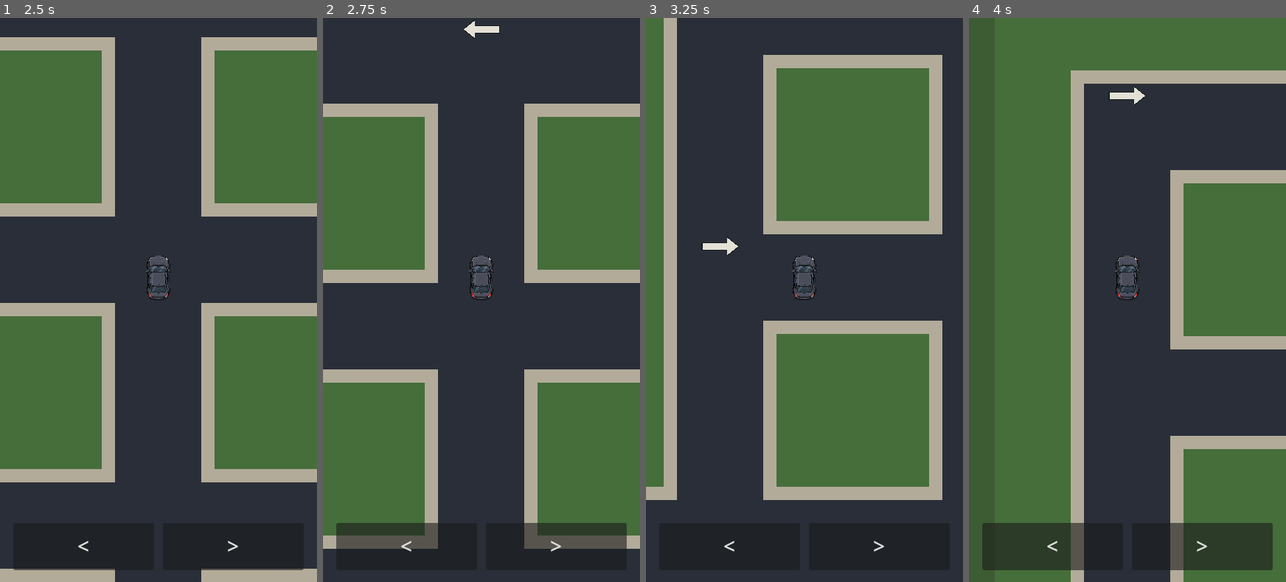
Above: before the commit, frames 1-4 (left to right).
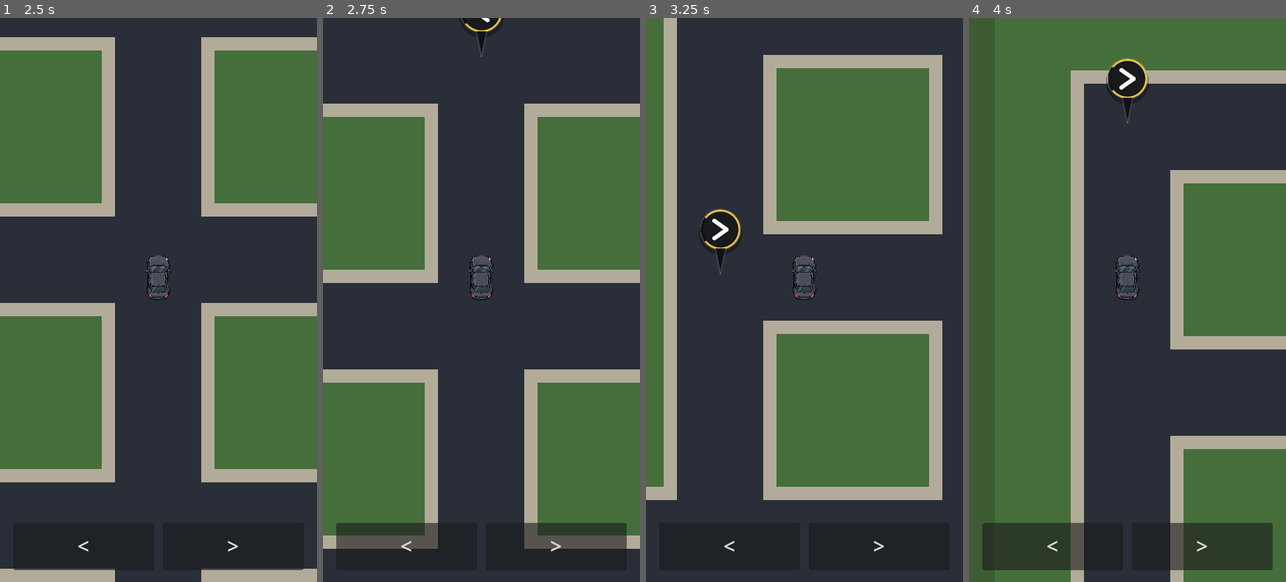
Above: after the commit, the same moments.

Repository: patrickcallahancomedy/comedian
Game: Godot game, scene res://scenes/drive/drive_module.tscn
The game is run twice, just before and just after one commit, with the same random seed, the same clock (stepped at 60 frames per second) and the same inputs.
Inputs (mouse positions are in pixels of both pictures, inside the frame that each line leads up to):
- Up to frame 1 (2.5 s): click "START" at 0.5 s; tap Enter (ui_accept) at 1.25, 1.52 s; move the mouse to (228, 271) at 1.27 s; hold Right 1.28-2 s; tap Space at 1.35 s; click (228, 271) at 1.42 s; drag from (95, 328) to (142, 412) at 2.02 s
- Up to frame 2 (2.75 s): no input
- Up to frame 3 (3.25 s): move the mouse to (836, 175) at 2.77 s; hold Right from 2.78 s (still down); tap Space at 2.85 s
- Up to frame 4 (4 s): release Right at 3.5 s; drag from (1111, 412) to (1032, 215) at 3.52 s

Frame 1 is identical in both runs. In frame 2, 0.3% of the frame differs, in the area x 43-57%, y 0-7%; in frame 3, 0.8%; in frame 4, 0.9%, in the area x 43-57%, y 7-19%.

Commit message:
Redesign turn marker as modern mobile waypoint UI

Diff:
--- a/godot/scripts/drive/drive_navigation.gd
+++ b/godot/scripts/drive/drive_navigation.gd
@@ -7,23 +7,32 @@
 
 const MAP = preload("res://scripts/drive/drive_grid_map.gd")
 
-const ARROW_COLOR := Color(0.96, 0.95, 0.90, 0.92)
-const ARROW_OUTLINE := Color(0.04, 0.05, 0.04, 0.55)
-const ARROW_LENGTH := 48.0
-const ARROW_SHAFT_HALF := 4.5
-const ARROW_HEAD_LENGTH := 15.0
-const ARROW_HEAD_HALF_HEIGHT := 12.0
-const ARROW_VERTICAL_OFFSET := -42.0
+const MARKER_BG := Color(0.055, 0.062, 0.072, 0.94)
+const MARKER_INNER := Color(0.095, 0.105, 0.12, 0.96)
+const MARKER_BORDER := Color(1.0, 1.0, 1.0, 0.16)
+const MARKER_ACCENT := Color(1.0, 0.82, 0.28, 0.96)
+const MARKER_ICON := Color(0.985, 0.985, 0.97, 1.0)
+const MARKER_SHADOW := Color(0.0, 0.0, 0.0, 0.32)
+
+const MARKER_RADIUS := 27.0
+const MARKER_VERTICAL_OFFSET := -66.0
+const MARKER_POINTER_HEIGHT := 9.0
+const MARKER_POINTER_HALF_WIDTH := 7.0
+const CHEVRON_WIDTH := 5.0
+const CHEVRON_HALF_WIDTH := 8.5
+const CHEVRON_HALF_HEIGHT := 12.0
 
 @onready var drive = $"../CityMap"
 @onready var status_label: Label = $"../StatusLabel"
+
+var ui_time := 0.0
 
 
 func _ready() -> void:
 	# Reuse the existing Navigation node as a full-screen, non-interactive
 	# drawing layer. No new embedded assets are needed.
 	text = ""
-	z_index = 2
+	z_index = 4
 	mouse_filter = Control.MOUSE_FILTER_IGNORE
 	set_anchors_preset(Control.PRESET_FULL_RECT)
 	offset_left = 0.0
@@ -33,7 +42,8 @@
 	queue_redraw()
 
 
-func _process(_delta: float) -> void:
+func _process(delta: float) -> void:
+	ui_time += delta
 	_update_status_visibility()
 	queue_redraw()
 
@@ -80,9 +90,10 @@
 		_:
 			return
 
-	# Keep the marker inside the road intersection but above the centered car.
-	_draw_arrow(
-		drive._world_to_screen(world_position) + Vector2(0.0, ARROW_VERTICAL_OFFSET),
+	# Modern mobile-game waypoint: a compact floating badge, visually tied
+	# to the exact intersection by a small pointer.
+	_draw_turn_marker(
+		drive._world_to_screen(world_position),
 		turn
 	)
 
@@ -271,50 +282,72 @@
 	)
 
 
-func _draw_arrow(center: Vector2, turn: String) -> void:
-	var horizontal := 1.0 if turn == "right" else -1.0
-
-	# Use a filled road-marker shape instead of a thin HUD-style icon.
-	# The dark outer shape is only a narrow readability edge.
-	var outer := _arrow_polygon(
+func _draw_turn_marker(intersection: Vector2, turn: String) -> void:
+	var pulse := 1.0 + sin(ui_time * 3.0) * 0.035
+	var center := intersection + Vector2(
+		0.0,
+		MARKER_VERTICAL_OFFSET + sin(ui_time * 2.2) * 1.5
+	)
+	var radius := MARKER_RADIUS * pulse
+
+	# Soft stacked shadow gives the marker depth without looking like a button.
+	draw_circle(center + Vector2(0.0, 5.0), radius + 3.0, MARKER_SHADOW)
+	draw_circle(center, radius + 1.5, MARKER_BORDER)
+	draw_circle(center, radius, MARKER_BG)
+	draw_circle(center, radius - 4.0, MARKER_INNER)
+
+	# Thin accent arc reads like current navigation state, not decoration.
+	draw_arc(
 		center,
-		horizontal,
-		ARROW_LENGTH + 3.0,
-		ARROW_SHAFT_HALF + 1.0,
-		ARROW_HEAD_LENGTH + 1.5,
-		ARROW_HEAD_HALF_HEIGHT + 1.5
-	)
-	var inner := _arrow_polygon(
-		center,
-		horizontal,
-		ARROW_LENGTH,
-		ARROW_SHAFT_HALF,
-		ARROW_HEAD_LENGTH,
-		ARROW_HEAD_HALF_HEIGHT
-	)
-
-	draw_colored_polygon(outer, ARROW_OUTLINE)
-	draw_colored_polygon(inner, ARROW_COLOR)
-
-
-func _arrow_polygon(
-	center: Vector2,
-	horizontal: float,
-	length: float,
-	shaft_half: float,
-	head_length: float,
-	head_half_height: float
-) -> PackedVector2Array:
-	var tail_x := -length * 0.5
-	var tip_x := length * 0.5
-	var head_base_x := tip_x - head_length
-
-	return PackedVector2Array([
-		center + Vector2(tail_x * horizontal, -shaft_half),
-		center + Vector2(head_base_x * horizontal, -shaft_half),
-		center + Vector2(head_base_x * horizontal, -head_half_height),
-		center + Vector2(tip_x * horizontal, 0.0),
-		center + Vector2(head_base_x * horizontal, head_half_height),
-		center + Vector2(head_base_x * horizontal, shaft_half),
-		center + Vector2(tail_x * horizontal, shaft_half),
+		radius - 1.0,
+		-PI * 0.78,
+		PI * 0.78,
+		28,
+		MARKER_ACCENT,
+		2.5,
+		true
+	)
+
+	# Small pointer anchors the floating UI to the actual intersection.
+	var pointer_top := center + Vector2(0.0, radius - 1.0)
+	var pointer_tip := intersection + Vector2(0.0, -5.0)
+	var pointer := PackedVector2Array([
+		pointer_top + Vector2(-MARKER_POINTER_HALF_WIDTH, 0.0),
+		pointer_top + Vector2(MARKER_POINTER_HALF_WIDTH, 0.0),
+		pointer_tip,
 	])
+	draw_colored_polygon(pointer, MARKER_BG)
+	draw_line(
+		pointer_top + Vector2(-MARKER_POINTER_HALF_WIDTH, 0.0),
+		pointer_tip,
+		MARKER_BORDER,
+		1.5,
+		true
+	)
+	draw_line(
+		pointer_tip,
+		pointer_top + Vector2(MARKER_POINTER_HALF_WIDTH, 0.0),
+		MARKER_BORDER,
+		1.5,
+		true
+	)
+
+	_draw_chevron(center, turn)
+
+
+func _draw_chevron(center: Vector2, turn: String) -> void:
+	var direction := 1.0 if turn == "right" else -1.0
+	var tip := center + Vector2(CHEVRON_HALF_WIDTH * direction, 0.0)
+	var upper := center + Vector2(-CHEVRON_HALF_WIDTH * direction, -CHEVRON_HALF_HEIGHT)
+	var lower := center + Vector2(-CHEVRON_HALF_WIDTH * direction, CHEVRON_HALF_HEIGHT)
+
+	# Layer a dark under-stroke beneath the bright chevron for crisp readability.
+	draw_line(upper, tip, Color(0.0, 0.0, 0.0, 0.34), CHEVRON_WIDTH + 3.0, true)
+	draw_line(tip, lower, Color(0.0, 0.0, 0.0, 0.34), CHEVRON_WIDTH + 3.0, true)
+	draw_line(upper, tip, MARKER_ICON, CHEVRON_WIDTH, true)
+	draw_line(tip, lower, MARKER_ICON, CHEVRON_WIDTH, true)
+
+	# Fake round line caps so the icon feels like polished UI, not debug drawing.
+	draw_circle(upper, CHEVRON_WIDTH * 0.5, MARKER_ICON)
+	draw_circle(tip, CHEVRON_WIDTH * 0.5, MARKER_ICON)
+	draw_circle(lower, CHEVRON_WIDTH * 0.5, MARKER_ICON)
